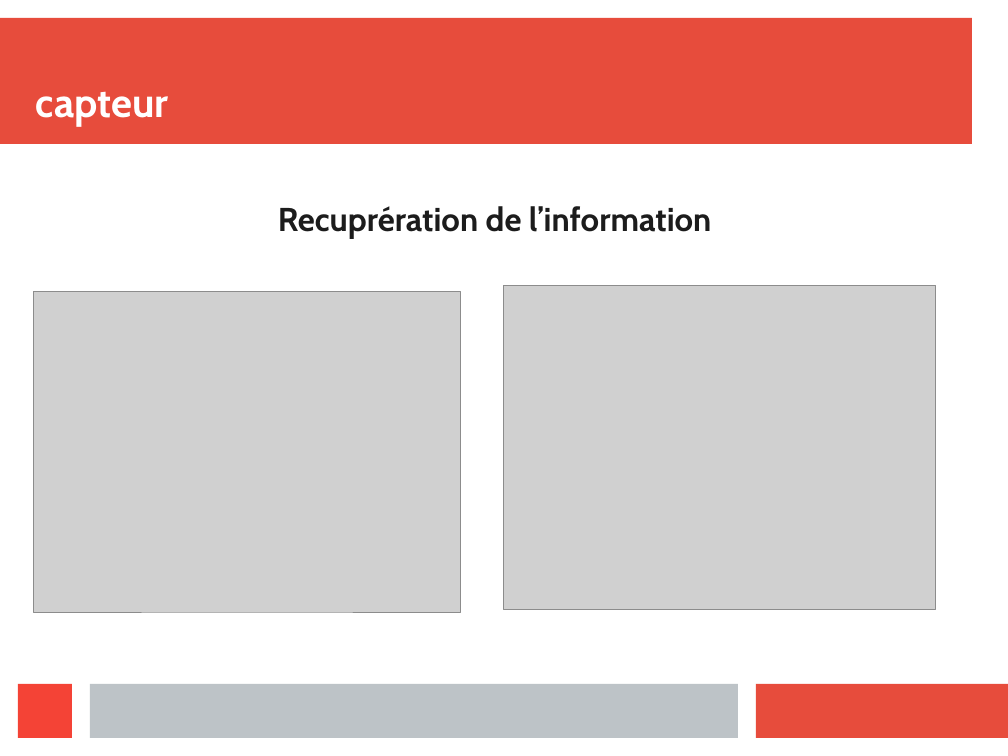
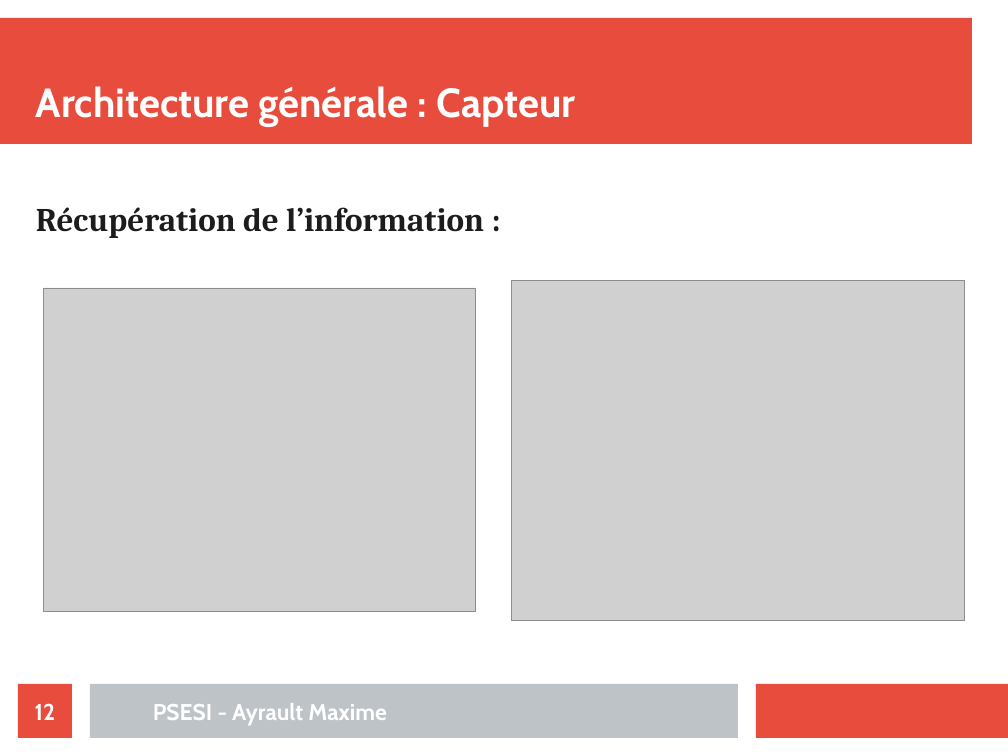
Before and after one commit to maximouth/CBI, a slide deck: slide 12 of Presentation/presentation.odp (slide 9 before the commit). Drawn at 1008x756 pixels with LibreOffice and Linux fonts; fonts in the diff are those of the drawing; grey boxes stand for pictures. Boxes give left, top, right and bottom in pixels: in the first picture for what was removed or moved away, otherwise in the second. Text is boxed around its words. In the diff, an @@ line names an element or a change of style, - is before the commit and + after.

```diff
--- a/Presentation/presentation.odp
+++ b/Presentation/presentation.odp
@@ title at (36,86,575,127): text changed @@
-capteur
+Architecture générale : Capteur
@@ text at (36,207,484,238): text changed; font Cabin to Cambria @@
-Recuprération de l’information
+Récupération de l’information :
@@ picture: place and size @@
-picture at (34,292,461,612)
+picture at (43,288,475,612)
@@ picture: place and size @@
-picture at (504,285,936,609)
+picture at (511,281,965,621)
@@ rectangle removed at (18,684,72,738) @@
@@ page number added at (18,684,72,738), fill #E74C3C, 18 pt, text #FFFFFF, bold @@
+12
@@ text added at (153,703,387,725), 18 pt, text #FFFFFF, bold @@
+PSESI - Ayrault Maxime
```
Also in this commit, not shown: 3 other slides changed, 16 slides added, 10 slides removed.
